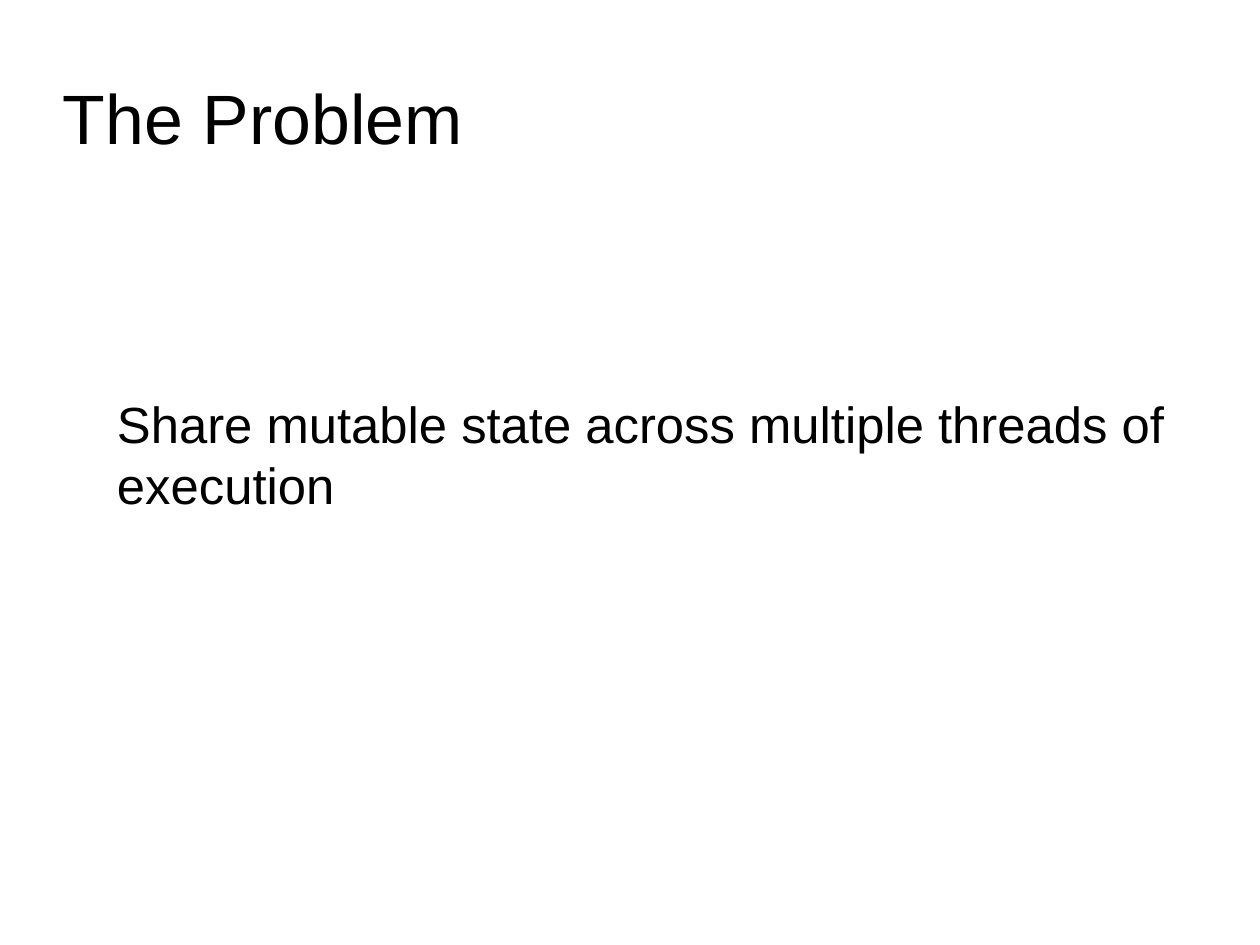
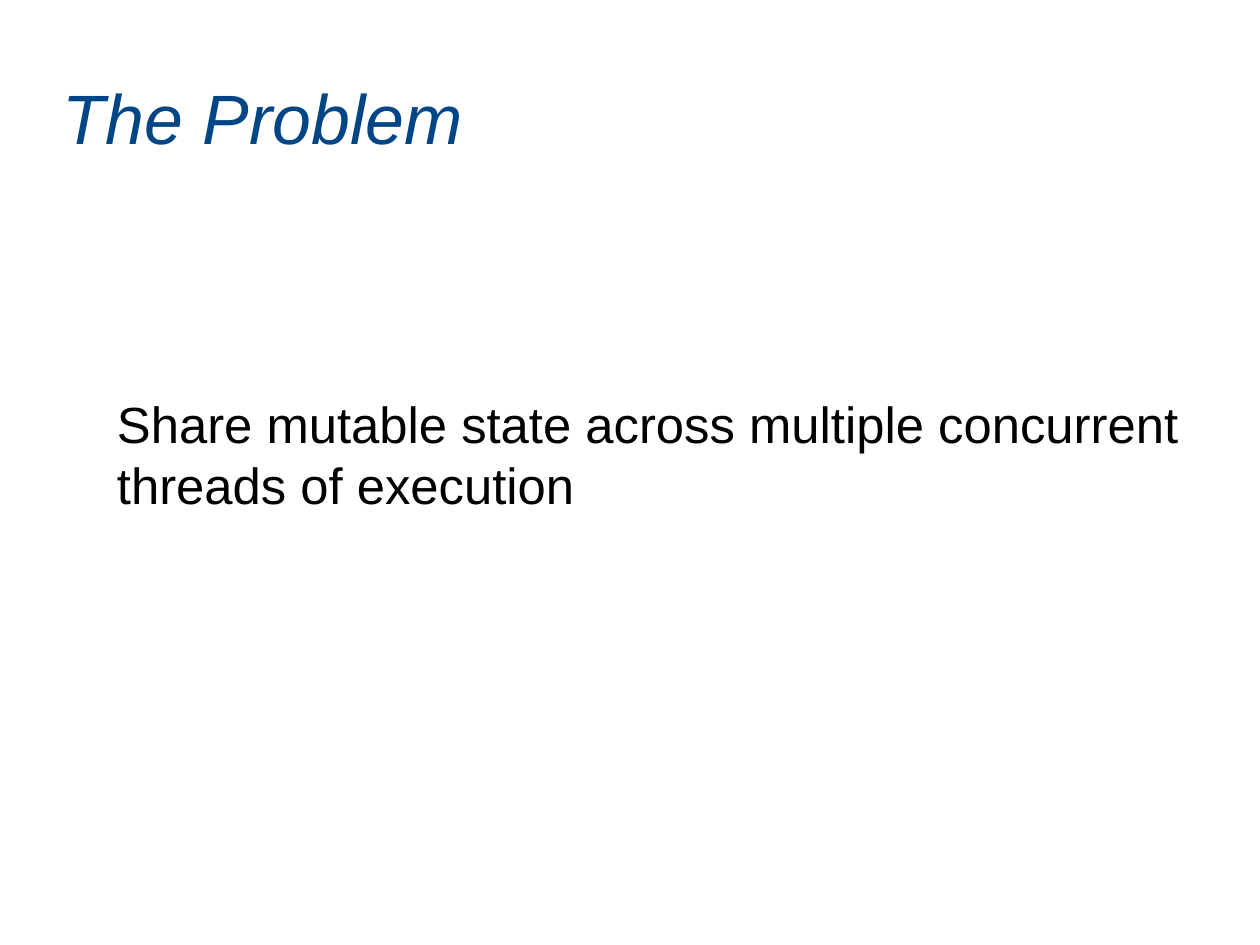
Before and after one commit to marcsaegesser/STMPresentation, a slide deck: slide 3 of slides/STMPresentation.odp. Drawn at 1260x945 pixels with LibreOffice and Linux fonts; fonts in the diff are those of the drawing. Boxes give left, top, right and bottom in pixels: in the first picture for what was removed or moved away, otherwise in the second. Text is boxed around its words. In the diff, an @@ line names an element or a change of style, - is before the commit and + after.

```diff
--- a/slides/STMPresentation.odp
+++ b/slides/STMPresentation.odp
@@ title "The Problem" at box(63, 93, 463, 145): text colour #000000 to #004586, italic on @@
@@ text at box(117, 406, 1178, 505): text changed @@
-Share mutable state across multiple threads of execution
+Share mutable state across multiple concurrent threads of execution
```
Also in this commit, not shown: 28 other slides changed, 7 other files.
